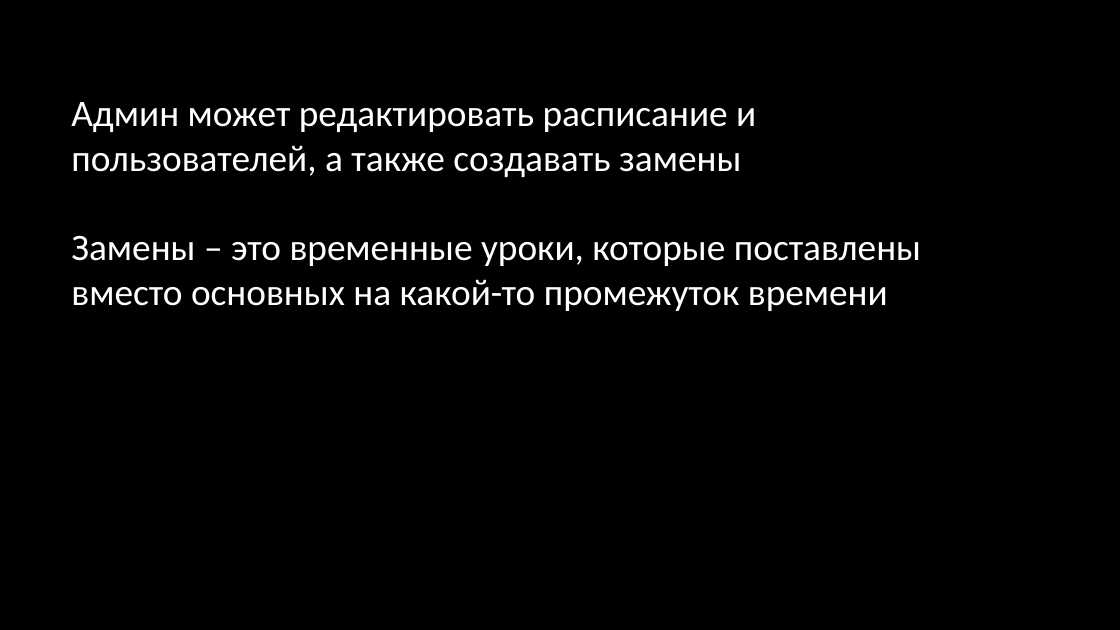
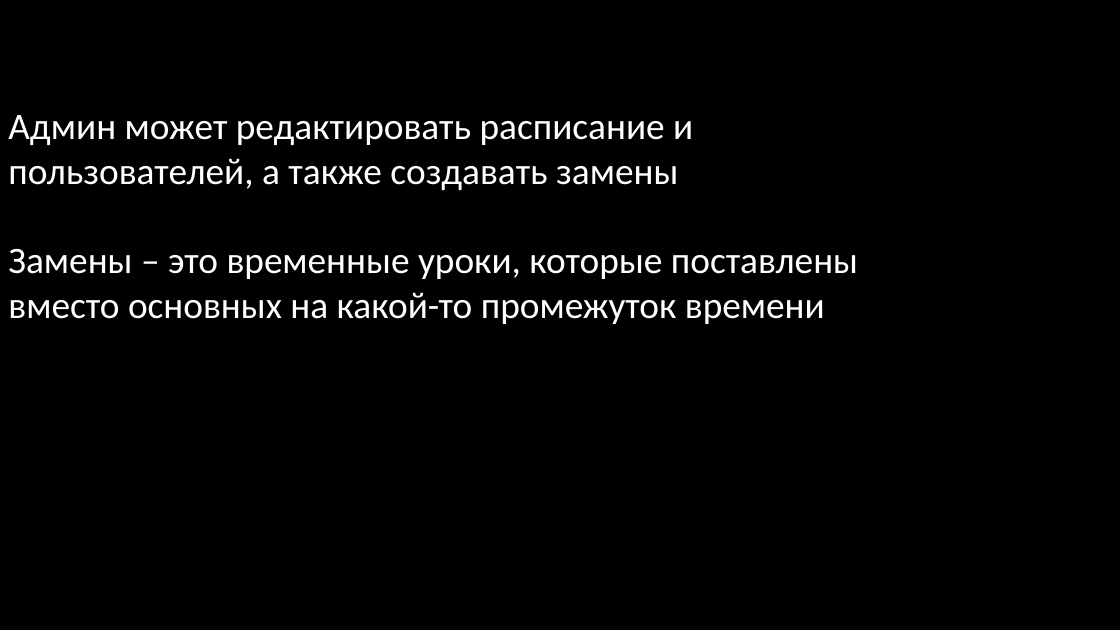
Before and after one commit to Anton-beep/flaskProjectTable, a slide deck: slide 4 of Time_Table.pptx. Drawn at 1120x630 pixels with LibreOffice and Linux fonts; fonts in the diff are those of the drawing; background and template pictures are left out. Boxes give left, top, right and bottom in pixels: in the first picture for what was removed or moved away, otherwise in the second. Text is boxed around its words. In the diff, an @@ line names an element or a change of style, - is before the commit and + after.

```diff
--- a/Time_Table.pptx
+++ b/Time_Table.pptx
@@ title "Админ может редактировать расписание и ...": place and size @@
-title "Админ может редактировать расписание и ..." at bbox=[71, 102, 921, 311]
+title "Админ может редактировать расписание и ..." at bbox=[8, 115, 858, 324]
```
Also in this commit, not shown: 2 other slides changed, 2 slides added, 1 slide removed, 1 other file.
